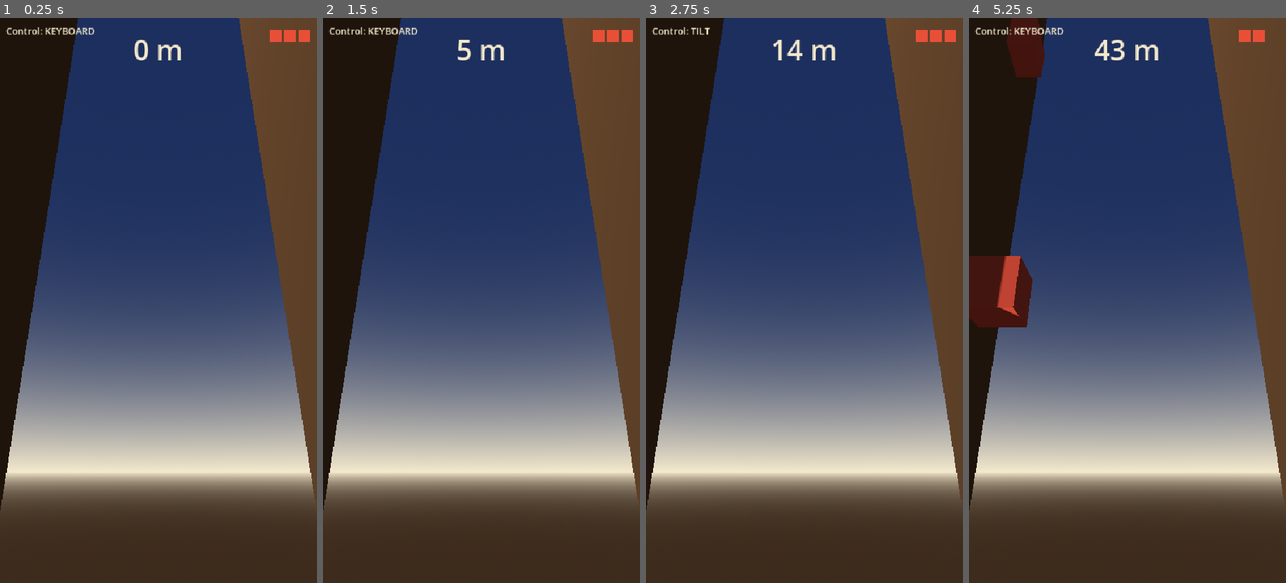
Above: before the commit, frames 1-4 (left to right).
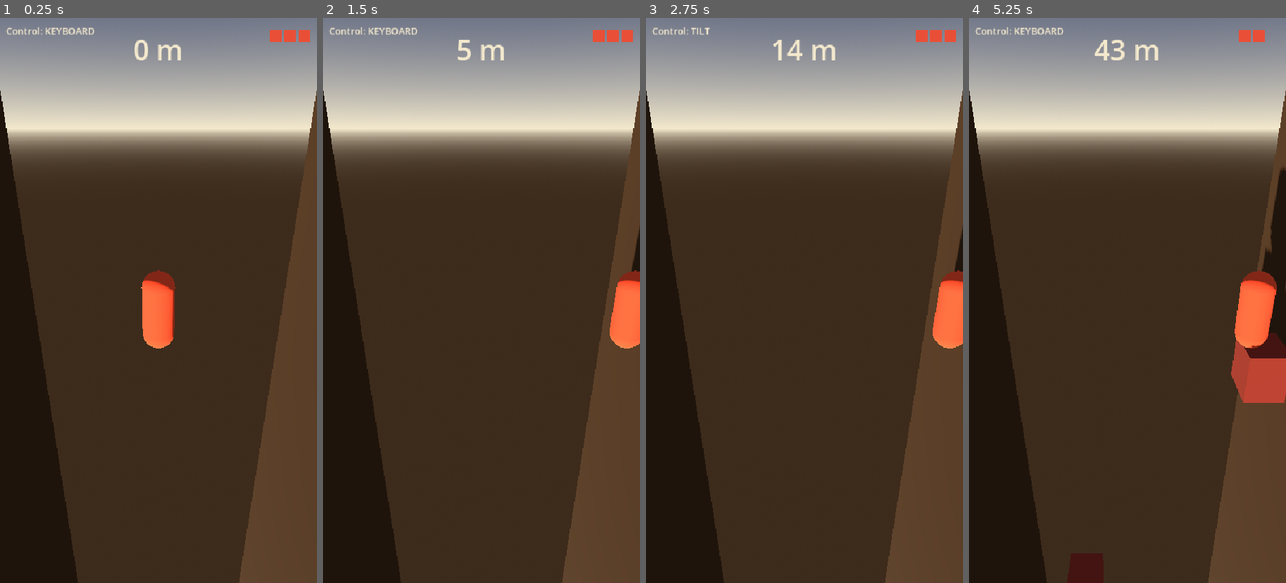
Above: after the commit, the same moments.

Repository: quvntvn/Hyperdive
Game: Godot game, scene res://scenes/game/main_game.tscn
The game is run twice, just before and just after one commit, with the same random seed, the same clock (stepped at 60 frames per second) and the same inputs.
Inputs (mouse positions are in pixels of both pictures, inside the frame that each line leads up to):
- Up to frame 1 (0.25 s): no input
- Up to frame 2 (1.5 s): tap Enter at 0.5 s; move the mouse to (551, 272) at 0.52 s; hold D (move_right) 0.53-1.25 s; tap 1 at 0.6 s; click (551, 272) at 0.67 s; drag from (418, 328) to (465, 413) at 1.27 s
- Up to frame 3 (2.75 s): move the mouse to (836, 176) at 2.02 s; hold D (move_right) from 2.03 s (still down); tap 3 at 2.1 s
- Up to frame 4 (5.25 s): release D (move_right) at 2.75 s; drag from (1111, 413) to (1032, 215) at 2.77 s; move the mouse to (1222, 385) at 3.52 s; hold A (move_left) 3.53-4.25 s; tap 2 at 3.6 s; drag from (1032, 215) to (1079, 159) at 4.27 s; move the mouse to (1143, 300) at 5.02 s; hold A (move_left) from 5.03 s (still down); tap 1 at 5.1 s; click (1143, 300) at 5.17 s

The runs differ from the first frame. In frame 1, 82% of the frame differs, in the area x 0-100%, y 0-100%; in frame 2, 84%; in frame 3, 84%; in frame 4, 86%.

Commit message:
fix(camera): correction de la matrice de rotation row-major transposée
Les signes des éléments hors-diagonale (sin/cos) étaient inversés,
ce qui transposait la rotation et faisait pointer la caméra vers le haut
au lieu de regarder légèrement vers le bas.

Co-Authored-By: Claude Sonnet 4.6 <noreply@anthropic.com>

Diff:
--- a/hyperdive/scenes/game/main_game.tscn
+++ b/hyperdive/scenes/game/main_game.tscn
@@ -42,7 +42,7 @@
 target_path = NodePath("../Player")
 
 [node name="Camera3D" type="Camera3D" parent="."]
-transform = Transform3D(1, 0, 0, 0, 0.9063, -0.4226, 0, 0.4226, 0.9063, 0, 3, 6)
+transform = Transform3D(1, 0, 0, 0, 0.9063, 0.4226, 0, -0.4226, 0.9063, 0, 3, 6)
 script = ExtResource("FollowCameraScript")
 target_path = NodePath("../Player")
 
